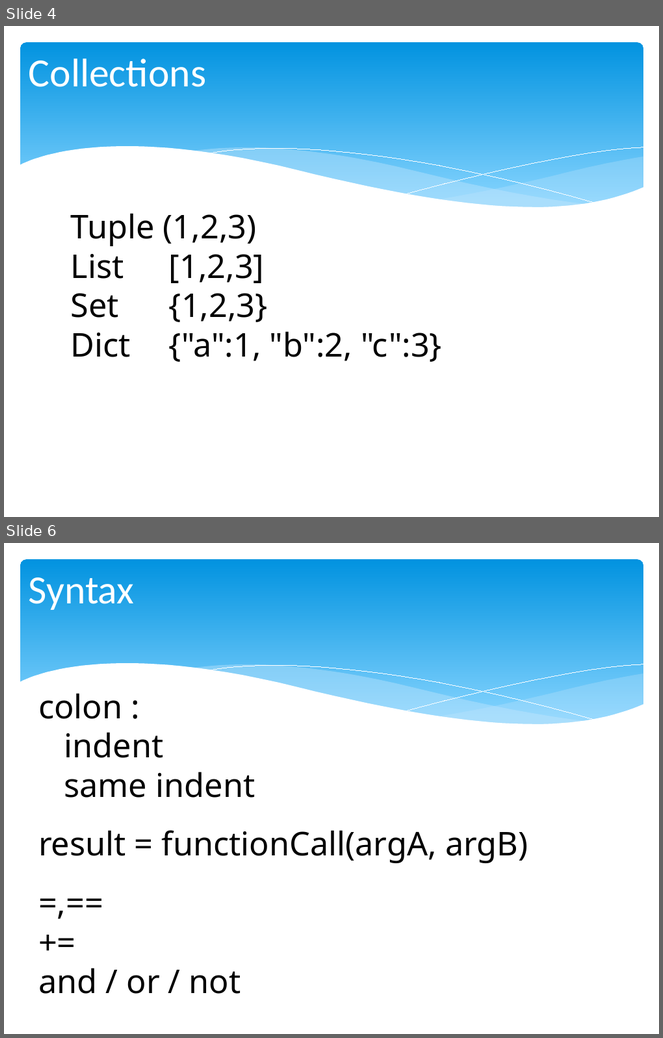
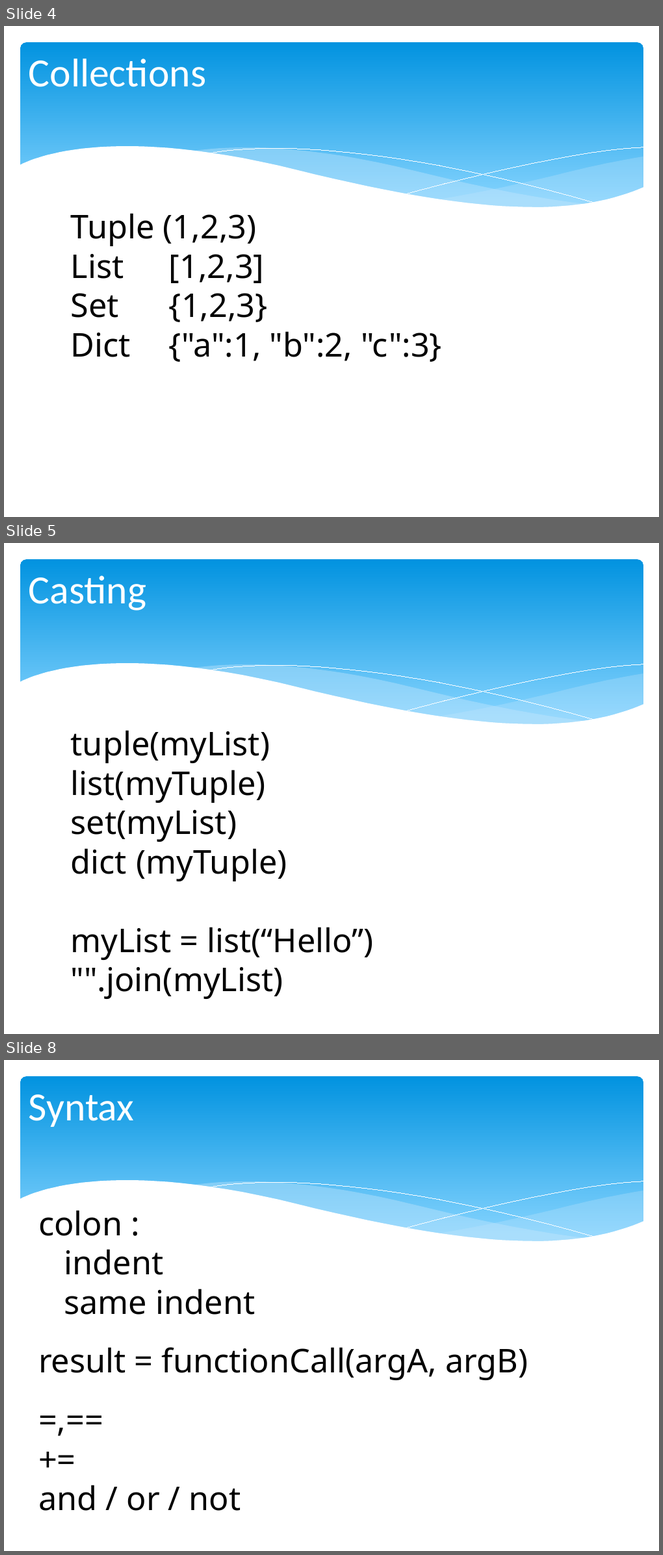
Before and after one commit to chris-turps/QA_Python3, a slide deck: DG_04 The Toolset.pptx. Shown one above the other, each under a label of ours: slides 4 and 6 before the commit, slides 4, 5 and 8 after it; the slides between them are not shown. The pictures are 663x1038 and 663x1555 pixels, drawn with LibreOffice and Linux fonts; fonts in the diff are those of the drawing. Boxes give left, top, right and bottom in pixels: in the first picture for what was removed or moved away, otherwise in the second. Text is boxed around its words. In the diff, an @@ line names an element or a change of style, - is before the commit and + after.

```diff
--- a/DG_04 The Toolset.pptx
+++ b/DG_04 The Toolset.pptx
@@ slide 5 added at (4,543,659,1034), background #FFFFFF; not listed: 6 template elements that a slide beside it also shows @@
@@ title added at (29,575,146,611), 44 pt, text #FFFFFF @@
+Casting
@@ text added at (71,730,373,999), 36 pt, text #000000 @@
+tuple(myList)
+list(myTuple)
+set(myList)
+dict (myTuple)
+myList = list(“Hello”)
+"".join(myList)
@@ what was slide 6 is now slide 8 @@
```
Also in this commit, not shown: 1 slide changed, 3 other slides added, 3 other files.
